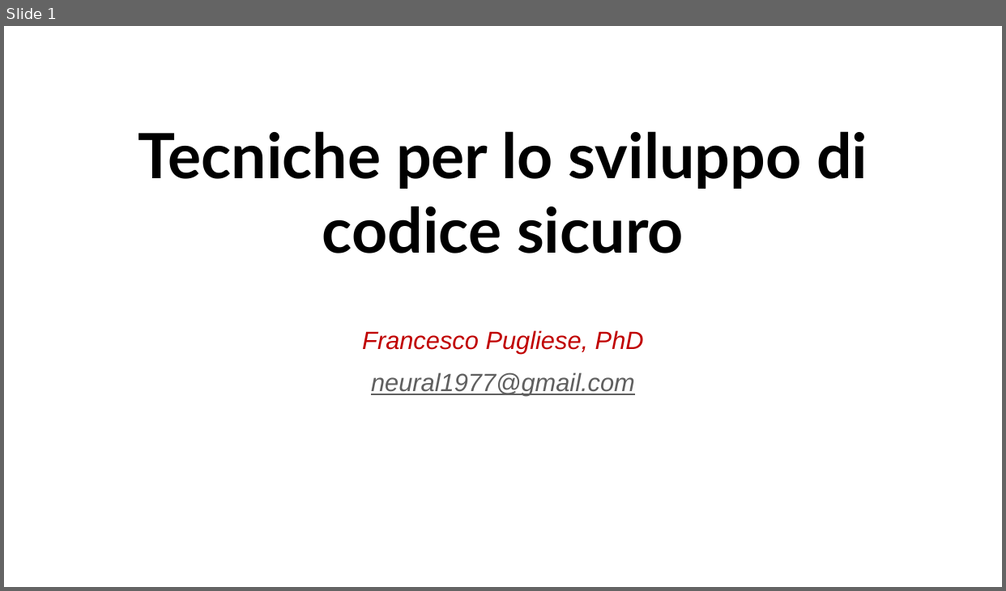
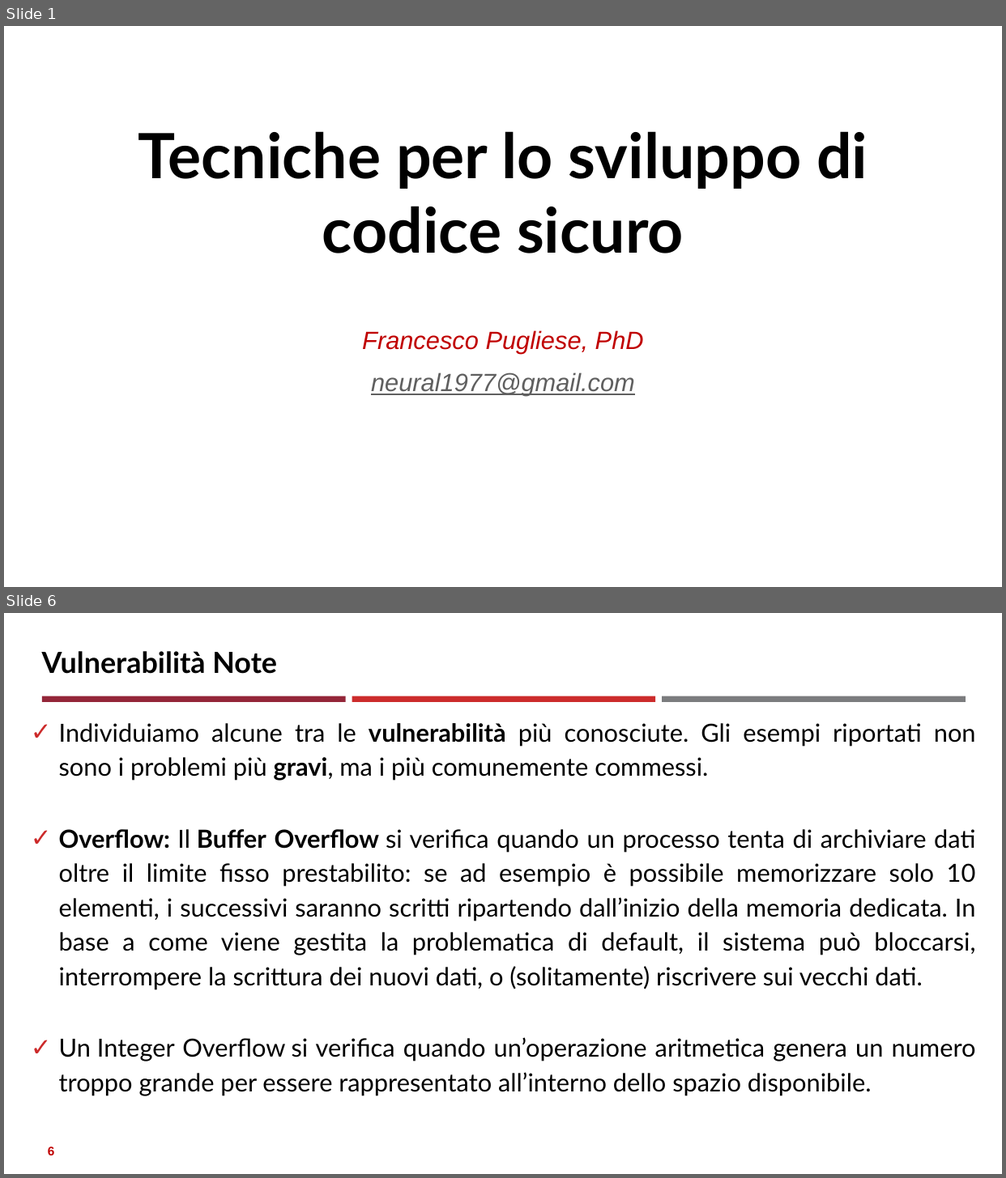
Before and after one commit to neural1977/data_science_interview_material, a slide deck: Assicurazioni/Tecniche per lo sviluppo di codice sicuro_ita.pptx. Shown one above the other, each under a label of ours: slide 1 before the commit, slides 1 and 6 after it; the slides between them are not shown. The pictures are 1006x591 and 1006x1178 pixels, drawn with LibreOffice and Linux fonts; fonts in the diff are those of the drawing. Boxes give left, top, right and bottom in pixels: in the first picture for what was removed or moved away, otherwise in the second. Text is boxed around its words. In the diff, an @@ line names an element or a change of style, - is before the commit and + after.

```diff
--- a/Assicurazioni/Tecniche per lo sviluppo di codice sicuro_ita.pptx
+++ b/Assicurazioni/Tecniche per lo sviluppo di codice sicuro_ita.pptx
@@ slide 6 added at box(4, 613, 1002, 1174), background #FFFFFF @@
@@ title added at box(42, 651, 277, 674), 28 pt, text #000000, bold @@
+Vulnerabilità Note
@@ rectangle added at box(42, 696, 346, 702), fill #942639 @@
@@ rectangle added at box(352, 696, 655, 702), fill #CC2A2A @@
@@ rectangle added at box(662, 696, 966, 702), fill #7B7C7E @@
@@ text added at box(59, 723, 976, 1062), 24 pt, text #000000 @@
+✓ Individuiamo alcune tra le vulnerabilità più conosciute. Gli esempi riportati non sono i problemi più gravi, ma i più comunemente commessi.
+✓ Overflow: Il Buffer Overflow si verifica quando un processo tenta di archiviare dati oltre il limite fisso prestabilito: se ad esempio è possibile memorizzare solo 10 elementi, i successivi saranno scritti ripartendo dall’inizio della memoria dedicata. In base a come viene gestita la problematica di default, il sistema può bloccarsi, interrompere la scrittura dei nuovi dati, o (solitamente) riscrivere sui vecchi dati.
+✓ Un Integer Overflow si verifica quando un’operazione aritmetica genera un numero troppo grande per essere rappresentato all’interno dello spazio disponibile.
@@ page number added at box(48, 1147, 55, 1156), 12 pt, text #C00000, bold @@
+6
```
Also in this commit, not shown: 5 other slides added, 3 slides removed.
